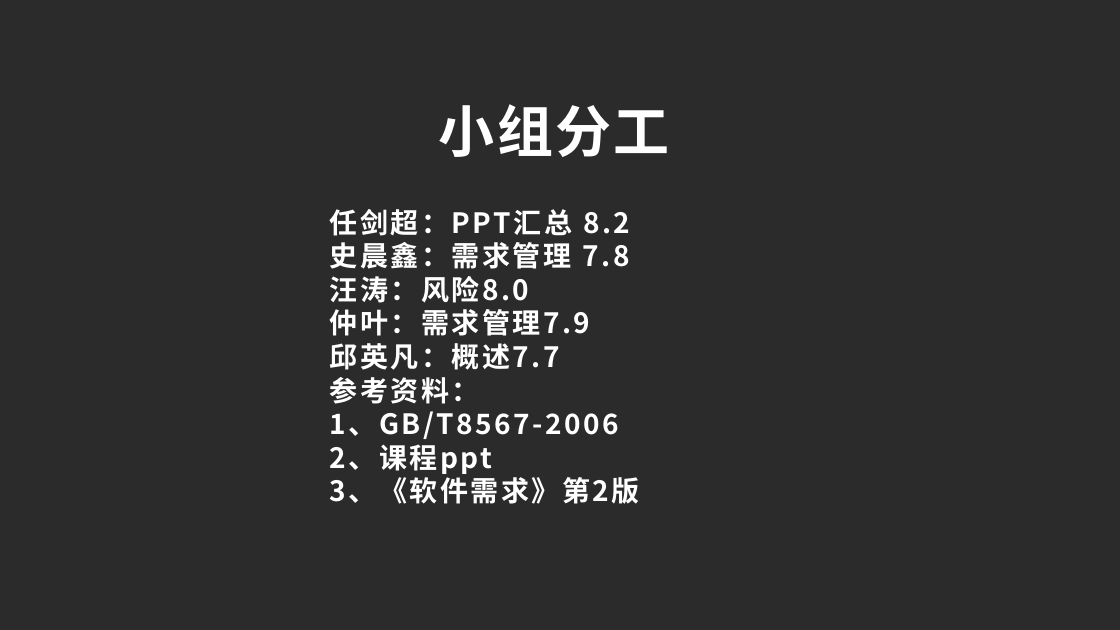
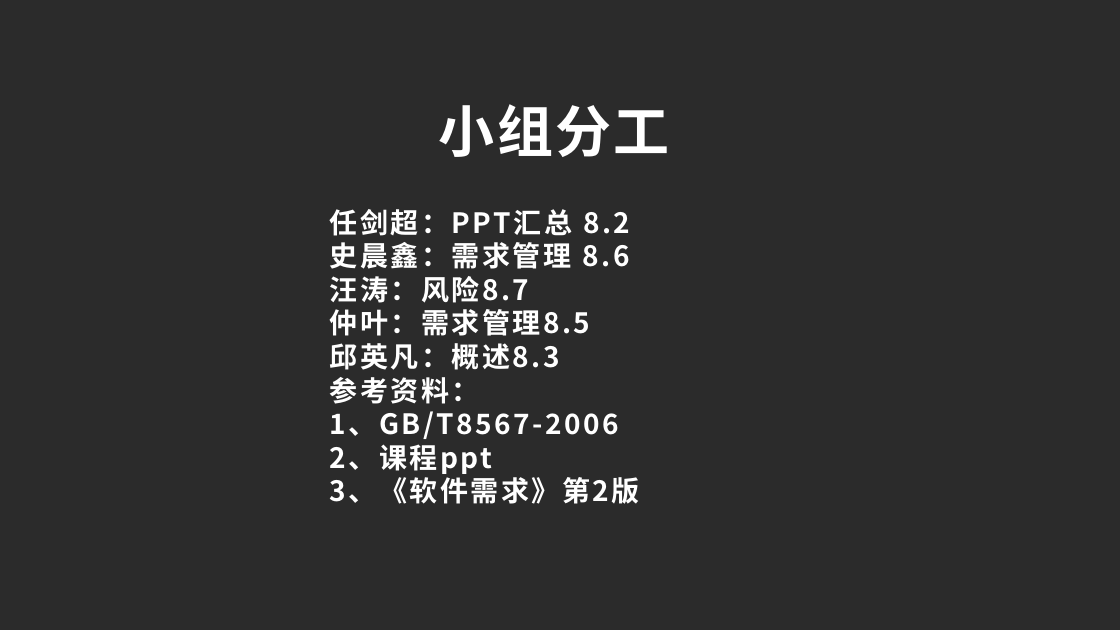
Before and after one commit to PRD2017G23/PRD2017G23, a slide deck: slide 36 of 需求工程项目计划ppt.pptx. Drawn at 1120x630 pixels with LibreOffice and Linux fonts; fonts in the diff are those of the drawing; background and template pictures are left out; a plain dark background stands for a picture behind light text. Boxes give left, top, right and bottom in pixels: in the first picture for what was removed or moved away, otherwise in the second. Text is boxed around its words. In the diff, an @@ line names an element or a change of style, - is before the commit and + after.

Commit message:
需求工程项目计划ppt，项目甘特图

```diff
--- a/需求工程项目计划ppt.pptx
+++ b/需求工程项目计划ppt.pptx
@@ text at (330, 242, 630, 370): text changed @@
-史晨鑫：需求管理 7.8
-汪涛：风险8.0
-仲叶：需求管理7.9
-邱英凡：概述7.7
+史晨鑫：需求管理 8.6
+汪涛：风险8.7
+仲叶：需求管理8.5
+邱英凡：概述8.3
```
Also in this commit, not shown: 1 other file.
